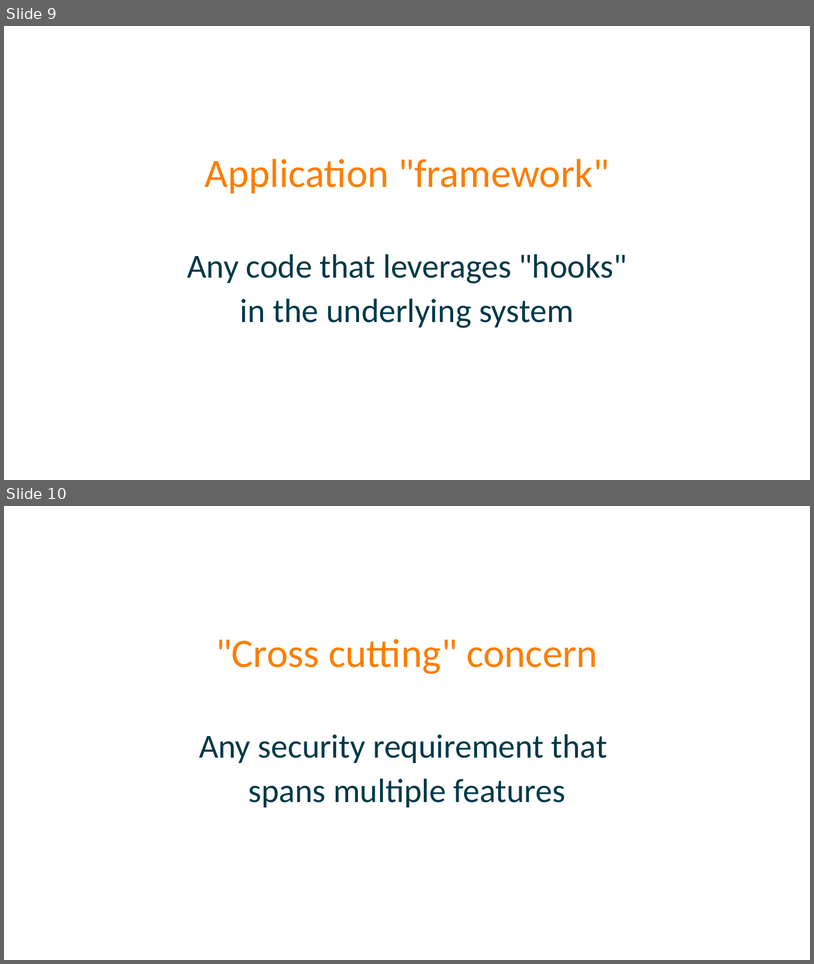
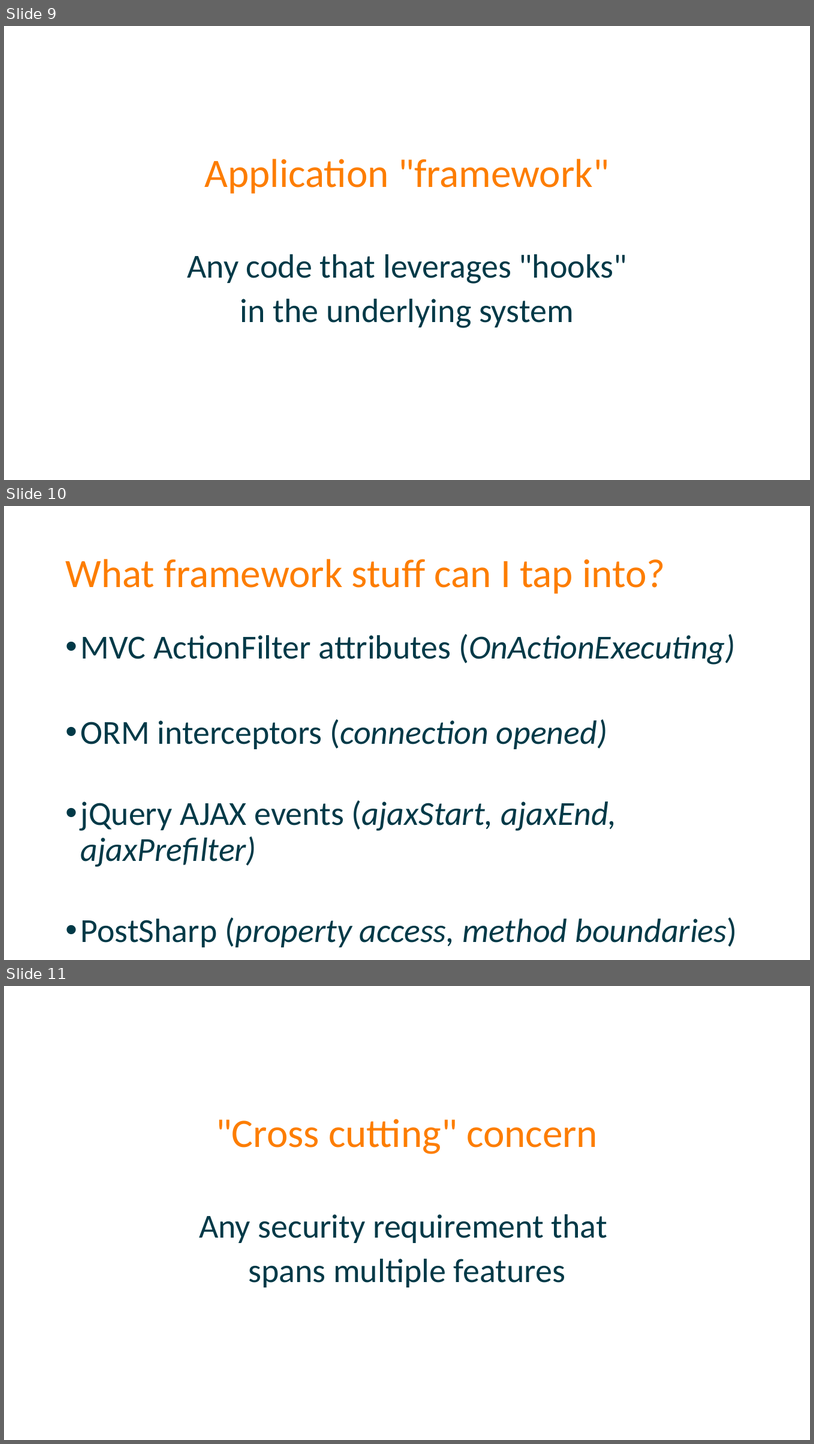
Before and after one commit to spetryjohnson/Talk---Dont-Write-Secure-Code-Design-Secure-Systems, a slide deck: Secure Systems - CodeMash 2017.pptx. Shown one above the other, each under a label of ours: slides 9 and 10 before the commit, slides 9, 10 and 11 after it. The pictures are 814x964 and 814x1444 pixels, drawn with LibreOffice and Linux fonts; fonts in the diff are those of the drawing. Boxes give left, top, right and bottom in pixels: in the first picture for what was removed or moved away, otherwise in the second. Text is boxed around its words. In the diff, an @@ line names an element or a change of style, - is before the commit and + after.

```diff
--- a/Secure Systems - CodeMash 2017.pptx
+++ b/Secure Systems - CodeMash 2017.pptx
@@ slide 10 added at [4, 506, 810, 960], background #FFFFFF @@
@@ title added at [65, 559, 665, 594], 48 pt, text #FD7D00 @@
+What framework stuff can I tap into?
@@ text added at [81, 634, 737, 947], 40 pt, text #013947, italic @@
+• MVC ActionFilter attributes (OnActionExecuting)
+• ORM interceptors (connection opened)
+• jQuery AJAX events (ajaxStart, ajaxEnd, ajaxPrefilter)
+• PostSharp (property access, method boundaries)
@@ what was slide 10 is now slide 11 @@
```
Also in this commit, not shown: 6 slides changed, 3 other slides added, 5 slides removed, 3 other files.
